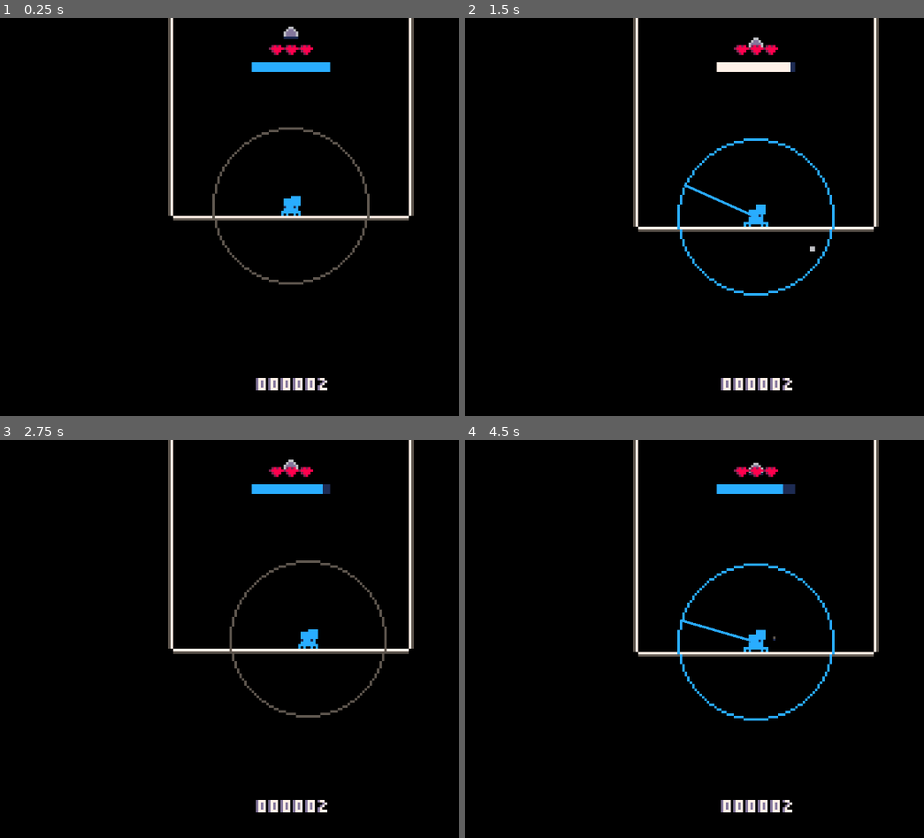
Above: before the commit, frames 1-4 (two rows, left to right).
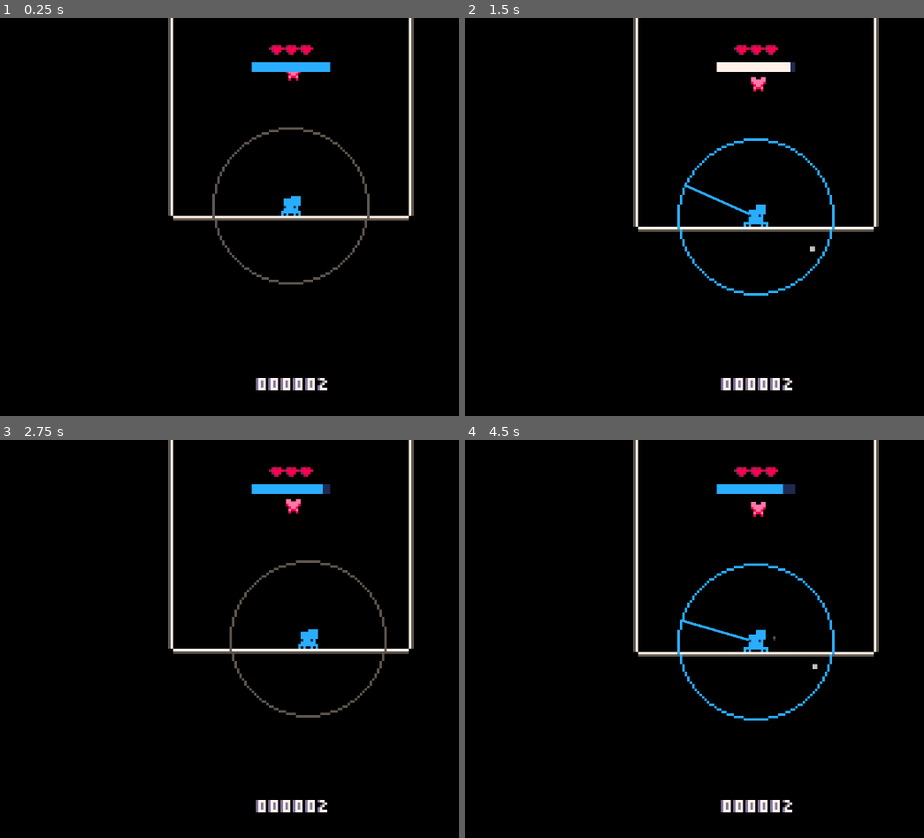
Above: after the commit, the same moments.

Repository: Flamenccio/spider-jump
Game: Godot game, scene res://scenes/game.tscn
Same seed, same stepped clock (60 frames per second), same inputs: the game is played once before the commit and once after it. The engine's default icon, where the game draws it, is replaced by a stand-in: a white triangle on a blue panel in a dark square.
Inputs (mouse positions are in pixels of both pictures, inside the frame that each line leads up to):
- Up to frame 1 (0.25 s): no input
- Up to frame 2 (1.5 s): tap Enter at 0.5 s; move the mouse to (910, 197) at 0.52 s; press the mouse at (910, 197) at 0.53 s; hold D (move_right) 0.53-1.25 s; release the mouse at (910, 197) at 1.25 s; drag from (616, 236) to (754, 49) at 1.27 s
- Up to frame 3 (2.75 s): move the mouse to (362, 551) at 2.02 s; hold D (move_right) from 2.03 s (still down); tap Delete at 2.1 s
- Up to frame 4 (4.5 s): release D (move_right) at 2.75 s; drag from (722, 718) to (772, 642) at 2.77 s; move the mouse to (outside the picture) at 3.52 s; hold A (move_left) 3.53-4.25 s; tap V at 3.6 s; drag from (543, 579) to (754, 642) at 4.27 s

The runs differ from the first frame. In frame 1, 0.1% of the frame differs, in the area x 61-66%, y 2-16%; in frame 2, 0.2%; in frame 3, 0.2%; in frame 4, 0.2%, in the area x 61-77%, y 5-58%.

Commit message:
add powerup flash vfx

Diff:
--- a/scenes/game.tscn
+++ b/scenes/game.tscn
@@ -27,7 +27,7 @@
 [ext_resource type="Texture2D" uid="uid://c0xc1146gnb15" path="res://sprites/heart_shatter_particles-Sheet.png" id="21_37s47"]
 [ext_resource type="Script" uid="uid://y5qohu2l48v3" path="res://scripts/player_stats_saver.gd" id="22_37s47"]
 [ext_resource type="PackedScene" uid="uid://bbd2meqorrjoe" path="res://scenes/high_score_line.tscn" id="23_bt5mj"]
-[ext_resource type="PackedScene" uid="uid://dxnx7wy6ay3xj" path="res://scenes/heavy_beetle.tscn" id="28_sww3w"]
+[ext_resource type="PackedScene" uid="uid://dxpxr8minu8d4" path="res://scenes/hoverfly.tscn" id="28_sww3w"]
 
 [sub_resource type="RectangleShape2D" id="RectangleShape2D_eow3j"]
 size = Vector2(256, 16)
@@ -177,8 +177,8 @@
 script = ExtResource("18_twgab")
 _fixed_endpoint = NodePath("../Player")
 
-[node name="HeavyBeetle" parent="." instance=ExtResource("28_sww3w")]
-position = Vector2(0, -82)
+[node name="Hoverfly" parent="." instance=ExtResource("28_sww3w")]
+position = Vector2(1, -66)
 
 [connection signal="on_game_over" from="." to="UI/DeathScreen" method="show" flags=3]
 [connection signal="on_game_over" from="." to="PlayerStatsSaver" method="_on_game_end"]
--- a/scenes/player.tscn
+++ b/scenes/player.tscn
@@ -43,6 +43,7 @@
 [ext_resource type="Script" uid="uid://d0al3rebskcyi" path="res://scripts/powerup_handler.gd" id="34_md1ol"]
 [ext_resource type="PackedScene" uid="uid://cvv41rexkyv24" path="res://scenes/hopperpop_jumping_dust.tscn" id="38_2dvfe"]
 [ext_resource type="PackedScene" uid="uid://bja2h5vps3cu" path="res://scenes/bubblebee_jump_dust.tscn" id="39_giy8y"]
+[ext_resource type="PackedScene" uid="uid://bxa2mh4g28mqc" path="res://scenes/powerup_flash.tscn" id="41_hhpqf"]
 
 [sub_resource type="ShaderMaterial" id="ShaderMaterial_wqfne"]
 shader = ExtResource("2_dt7fs")
@@ -394,6 +395,12 @@
 particle_scene = ExtResource("39_giy8y")
 metadata/_custom_type_script = "uid://wmfb0j47nkka"
 
+[sub_resource type="Resource" id="Resource_g5jhy"]
+script = ExtResource("31_487ah")
+particle_name = "powerup_flash"
+particle_scene = ExtResource("41_hhpqf")
+metadata/_custom_type_script = "uid://wmfb0j47nkka"
+
 [sub_resource type="CircleShape2D" id="CircleShape2D_pf23h"]
 radius = 4.0
 
@@ -407,6 +414,8 @@
 radius = 3.0
 
 [node name="Player" type="CharacterBody2D" groups=["player"]]
+z_index = 5
+z_as_relative = false
 texture_filter = 1
 collision_mask = 6
 collision_priority = 50.0
@@ -615,7 +624,7 @@
 
 [node name="ParticleEmitter" type="Node" parent="Particles/ParticleEmitter"]
 script = ExtResource("30_gl8cc")
-_particles = Array[ExtResource("31_487ah")]([SubResource("Resource_apa73"), SubResource("Resource_74r1k"), SubResource("Resource_8svfe"), SubResource("Resource_giy8y"), SubResource("Resource_fdfoy")])
+_particles = Array[ExtResource("31_487ah")]([SubResource("Resource_apa73"), SubResource("Resource_74r1k"), SubResource("Resource_8svfe"), SubResource("Resource_giy8y"), SubResource("Resource_fdfoy"), SubResource("Resource_g5jhy")])
 
 [node name="ParabolaParticles" parent="Particles" node_paths=PackedStringArray("_origin") instance=ExtResource("28_pf23h")]
 z_index = -1
@@ -737,3 +746,4 @@
 [connection signal="powerup_ended" from="PowerupHandler" to="." method="_start_invincibility" binds= [3.0]]
 [connection signal="powerup_started" from="PowerupHandler" to="BehaviorStateMachine" method="_powerup_started"]
 [connection signal="powerup_started" from="PowerupHandler" to="CollisionHandler" method="_on_powerup_started"]
+[connection signal="powerup_started" from="PowerupHandler" to="Particles/ParticleEmitter" method="spawn_powerup_flash" unbinds=1]
--- /dev/null
+++ b/scenes/powerup_flash.tscn
@@ -0,0 +1,53 @@
+[gd_scene load_steps=7 format=3 uid="uid://bxa2mh4g28mqc"]
+
+[ext_resource type="Texture2D" uid="uid://rq3naiicifyw" path="res://sprites/powerup-flash-Sheet.png" id="1_4y14o"]
+[ext_resource type="Script" uid="uid://dhn67g4b5sedo" path="res://scripts/particles/powerup_flash.gd" id="2_bwdwi"]
+
+[sub_resource type="AtlasTexture" id="AtlasTexture_bwdwi"]
+atlas = ExtResource("1_4y14o")
+region = Rect2(0, 0, 16, 16)
+
+[sub_resource type="AtlasTexture" id="AtlasTexture_5ig33"]
+atlas = ExtResource("1_4y14o")
+region = Rect2(16, 0, 16, 16)
+
+[sub_resource type="AtlasTexture" id="AtlasTexture_wcevx"]
+atlas = ExtResource("1_4y14o")
+region = Rect2(32, 0, 16, 16)
+
+[sub_resource type="SpriteFrames" id="SpriteFrames_60mlk"]
+animations = [{
+"frames": [{
+"duration": 1.0,
+"texture": SubResource("AtlasTexture_bwdwi")
+}, {
+"duration": 1.0,
+"texture": SubResource("AtlasTexture_5ig33")
+}, {
+"duration": 1.0,
+"texture": SubResource("AtlasTexture_wcevx")
+}],
+"loop": true,
+"name": &"default",
+"speed": 24.0
+}]
+
+[node name="PowerupFlash" type="Node2D"]
+z_index = 4
+z_as_relative = false
+script = ExtResource("2_bwdwi")
+
+[node name="PowerupFlash2" type="AnimatedSprite2D" parent="."]
+rotation = 1.5708
+scale = Vector2(100, 1)
+sprite_frames = SubResource("SpriteFrames_60mlk")
+autoplay = "default"
+frame = 1
+frame_progress = 0.63325
+
+[node name="PowerupFlash3" type="AnimatedSprite2D" parent="."]
+scale = Vector2(100, 1)
+sprite_frames = SubResource("SpriteFrames_60mlk")
+autoplay = "default"
+frame = 1
+frame_progress = 0.340283
--- a/scripts/game/game_manager.gd
+++ b/scripts/game/game_manager.gd
@@ -9,6 +9,7 @@
 @export var _base_stamina_drain_amount: float = 0.0
 var _stamina_drain_amount: float = 0.0
 var _old_stamina_drain: float = 0.0
+var _pause_stamina_drain: bool = false
 
 @export var _player: Node2D
 
@@ -33,6 +34,10 @@
 			_stamina_drain_amount = _old_stamina_drain
 	)
 
+	# Pause drain
+	PlayerEventBus.powerup_flash_start.connect(func(): _pause_stamina_drain = true)
+	PlayerEventBus.powerup_flash_end.connect(func(): _pause_stamina_drain = false)
+
 
 func game_over() -> void:
 	get_tree().paused = true
@@ -40,6 +45,8 @@
 
 
 func _process(delta: float) -> void:
+	if _pause_stamina_drain:
+		return
 	stamina_drained.emit(_stamina_drain_amount * delta * -1)
 	var point = floori(_player.global_position.y / GameConstants.PIXELS_PER_POINT)
 	score_updated.emit(point)
--- a/scripts/particles/custom_particle_emitter.gd
+++ b/scripts/particles/custom_particle_emitter.gd
@@ -37,5 +37,8 @@
 
 
 func spawn_player_hit() -> void:
-	#TheGlobalSpawner.instantiate_scene(player_hit_scene, _player.global_position, 0)
 	spawn_particle.emit('player_hit', _player.global_position, 0.0)
+
+
+func spawn_powerup_flash() -> void:
+	spawn_particle.emit('powerup_flash', _player.global_position, 0.0)
--- /dev/null
+++ b/scripts/particles/powerup_flash.gd
@@ -0,0 +1,9 @@
+extends Node
+
+var _life_timer: Timer = Timer.new()
+
+func _ready() -> void:
+	_life_timer.one_shot = true
+	_life_timer.timeout.connect(func(): queue_free())
+	add_child(_life_timer)
+	_life_timer.start(0.33333)
--- a/scripts/player_event_bus.gd
+++ b/scripts/player_event_bus.gd
@@ -21,3 +21,9 @@
 ## Passes `time_left`, the time in seconds remaining, and `duration`,
 ## the time in seconds it started with.
 signal powerup_timer_updated(time_left: float, duration: float)
+
+## Called when the player starts the powerup flash animation.
+signal powerup_flash_start()
+
+# Called when the powerup flash animation ends.
+signal powerup_flash_end()
--- a/scripts/player_state_machine.gd
+++ b/scripts/player_state_machine.gd
@@ -1,5 +1,7 @@
 @tool
 extends StateMachineHandler
+
+var pause_tick: bool = false
 
 func _ready() -> void:
 	super._ready()
@@ -17,6 +19,17 @@
 			set_property('bubble', false)
 	)
 
+	# Pause tick state
+	PlayerEventBus.powerup_flash_start.connect(func(): pause_tick = true)
+	PlayerEventBus.powerup_flash_end.connect(func(): pause_tick = false)
+
+
+func _physics_process(delta: float) -> void:
+	if Engine.is_editor_hint():
+		return
+	if not pause_tick and _active_state != null:
+		_active_state.tick_state(delta)
+
 
 func _powerup_started(powerup: String) -> void:
 	set_property('powerup', powerup)
--- a/scripts/powerup_handler.gd
+++ b/scripts/powerup_handler.gd
@@ -8,11 +8,19 @@
 var current_powerup: String = ''
 var _powerup_end_queue: Array[Callable]
 var _powerup_timer: Timer = Timer.new()
+var _powerup_flash_timer: Timer = Timer.new()
+
+const _POWERUP_FLASH_DURATION = 0.333
 
 func _ready() -> void:
 	_powerup_timer.timeout.connect(_end_powerups)
 	_powerup_timer.one_shot = true
 	add_child(_powerup_timer)
+
+	_powerup_flash_timer.timeout.connect(func(): PlayerEventBus.powerup_flash_end.emit())
+	_powerup_flash_timer.one_shot = true
+	_powerup_flash_timer.wait_time = _POWERUP_FLASH_DURATION
+	add_child(_powerup_flash_timer)
 
 
 func _on_powerup_consumed(powerup: String) -> void:
@@ -38,35 +46,37 @@
 	_end_powerups()
 	powerup_started.emit(powerup)
 	PlayerEventBus.powerup_started.emit(powerup)
+	PlayerEventBus.powerup_flash_start.emit()
+	_powerup_flash_timer.start()
 	current_powerup = powerup
 
 	match powerup:
 		'hoverfly':
-			_powerup_timer.start(10)
+			_defer_powerup_timer(10)
 			_animator.switch_and_play('hoverfly', 'hover')
 		'antibug':
 			_powerup_end_queue.push_back(func():
 				GameConstants.current_gravity = GameConstants.DEFAULT_GRAVITY
 			)
-			_powerup_timer.start(10)
+			_defer_powerup_timer(10)
 			GameConstants.current_gravity = -GameConstants.DEFAULT_GRAVITY
 			_animator.switch_sprite_branch('antibug')
 		'super_grub':
 			PlayerStatsInterface.change_stat.emit('stamina', 1.0)
-			_powerup_timer.start(20)
+			_defer_powerup_timer(20)
 			_animator.switch_sprite_branch('supergrub')
 		'bubblebee':
-			_powerup_timer.start(10)
+			_defer_powerup_timer(10)
 			_animator.switch_sprite_branch('bubblebee')
 			GameConstants.current_gravity = GameConstants.DEFAULT_GRAVITY / 2.0
 			_powerup_end_queue.push_back(func():
 				GameConstants.current_gravity = GameConstants.DEFAULT_GRAVITY
 			)
 		'hopperpop':
-			_powerup_timer.start(10)
+			_defer_powerup_timer(10)
 			_animator.switch_sprite_branch('hopperpop')
 		'heavy_beetle':
-			_powerup_timer.start(15)
+			_defer_powerup_timer(15)
 			_animator.switch_sprite_branch('heavybeetle')
 		_:
 			printerr('powerup handler: unhandled powerup "{0}"'.format({'0': powerup}))
@@ -76,3 +86,8 @@
 func _process(delta: float) -> void:
 	if current_powerup != '':
 		PlayerEventBus.powerup_timer_updated.emit(_powerup_timer.time_left, _powerup_timer.wait_time)
+
+
+## Start the powerup timer after the powerup flash ends
+func _defer_powerup_timer(time: float) -> void:
+	PlayerEventBus.powerup_flash_end.connect(func(): _powerup_timer.start(time), ConnectFlags.CONNECT_ONE_SHOT)
Not shown: 1 places in scenes/player.tscn that only renumber resources
Not shown, added: scripts/particles/powerup_flash.gd.uid
Binary file added: sprites/powerup-flash-Sheet.png
Not shown, added: sprites/powerup-flash-Sheet.png.import
